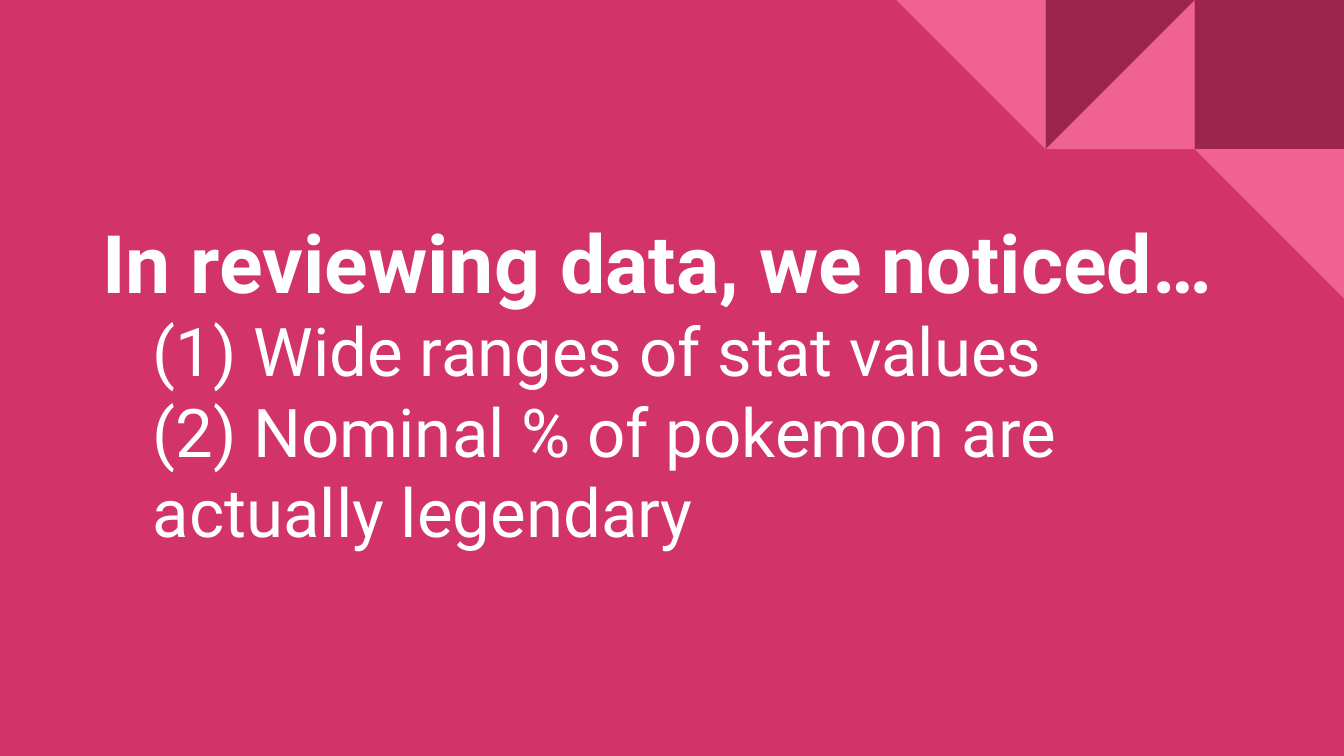
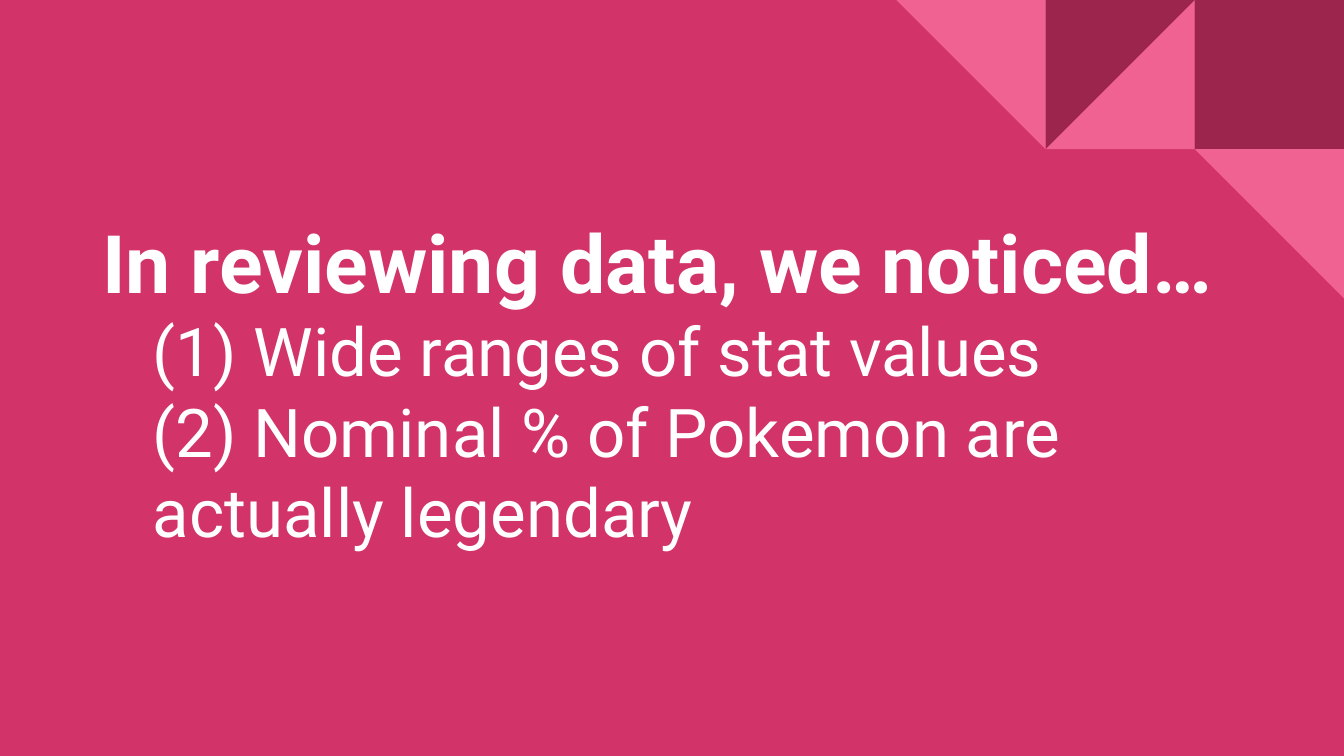
Before and after one commit to kieranmcaleer/poke-ML, a slide deck: slide 4 of Predicting Poke Legends .pptx. Drawn at 1344x756 pixels with LibreOffice and Linux fonts; fonts in the diff are those of the drawing. Boxes give left, top, right and bottom in pixels: in the first picture for what was removed or moved away, otherwise in the second. Text is boxed around its words. In the diff, an @@ line names an element or a change of style, - is before the commit and + after.

```diff
--- a/Predicting Poke Legends .pptx
+++ b/Predicting Poke Legends .pptx
@@ title at <box>102,232,1212,552</box>: text changed @@
-In reviewing data, we noticed…
-(1) Wide ranges of stat values
-(2) Nominal % of pokemon are actually legendary
+In reviewing data, we noticed…
+(1) Wide ranges of stat values
+(2) Nominal % of Pokemon are actually legendary
```
Also in this commit, not shown: 3 other slides changed, 3 other files.
